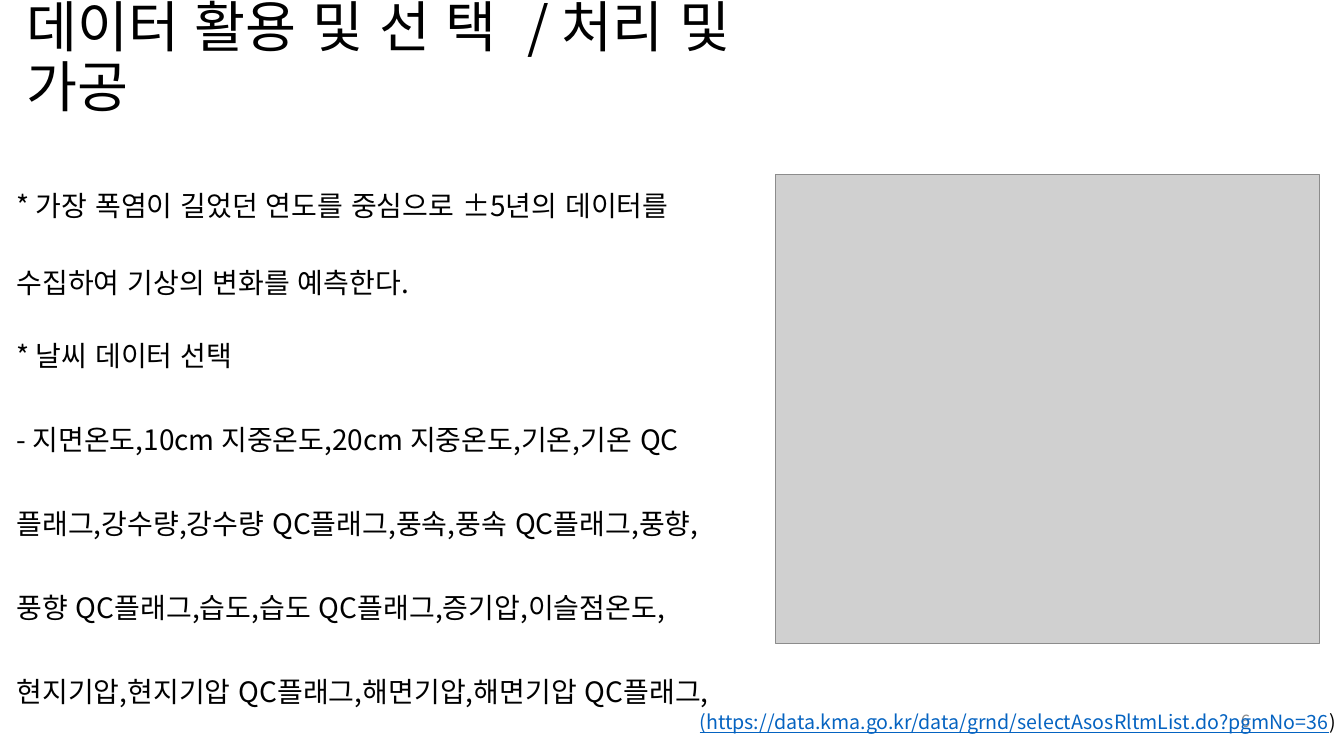
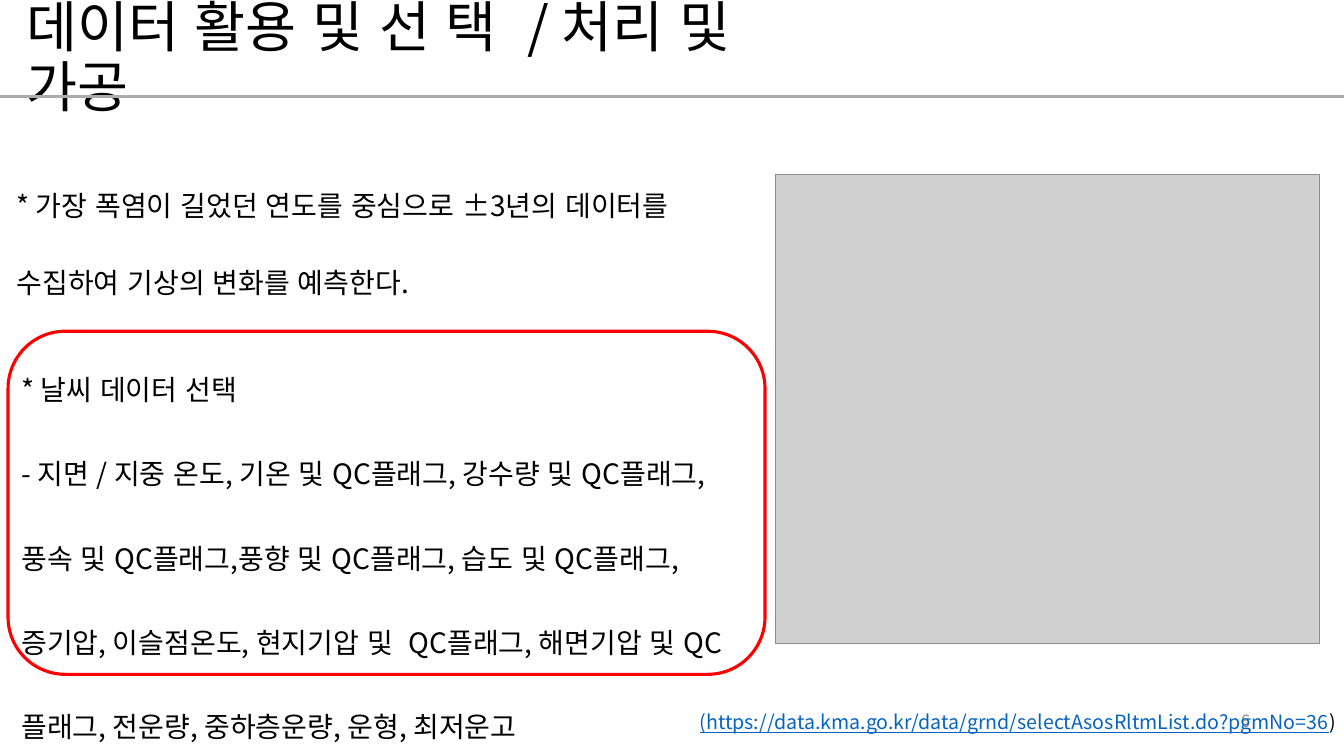
Before and after one commit to devsungmin/-Competition, a slide deck: slide 6 of 기상데이터분석 인공지능활용 창업경진대회 /결승전 준비/대전지역 폭염 예측 기술 _해와 달 사이 그대(선문대)_결승전.pptx. Drawn at 1344x756 pixels with LibreOffice and Linux fonts; fonts in the diff are those of the drawing; grey boxes stand for pictures. Boxes give left, top, right and bottom in pixels: in the first picture for what was removed or moved away, otherwise in the second. Text is boxed around its words. In the diff, an @@ line names an element or a change of style, - is before the commit and + after.

```diff
--- a/기상데이터분석 인공지능활용 창업경진대회 /결승전 준비/대전지역 폭염 예측 기술 _해와 달 사이 그대(선문대)_결승전.pptx
+++ b/기상데이터분석 인공지능활용 창업경진대회 /결승전 준비/대전지역 폭염 예측 기술 _해와 달 사이 그대(선문대)_결승전.pptx
@@ line added from (0, 96) to (1344, 96), #AFABAB 2.25 pt @@
@@ text at (x1=17, y1=192, x2=668, y2=296): text changed @@
-* 가장 폭염이 길었던 연도를 중심으로 ±5년의 데이터를 수집하여 기상의 변화를 예측한다.
+* 가장 폭염이 길었던 연도를 중심으로 ±3년의 데이터를 수집하여 기상의 변화를 예측한다.
@@ text "* 날씨 데이터 선택" moved from (x1=16, y1=342, x2=709, y2=707) to (x1=21, y1=376, x2=706, y2=742) @@
@@ rounded rectangle added at (x1=8, y1=332, x2=765, y2=675), fill #FFFFFF, outline #FF0000 2.25 pt @@
@@ text at (x1=21, y1=460, x2=706, y2=742): text changed @@
-- 지면온도,10cm 지중온도,20cm 지중온도,기온,기온 QC플래그,강수량,강수량 QC플래그,풍속,풍속 QC플래그,풍향,풍향 QC플래그,습도,습도 QC플래그,증기압,이슬점온도,현지기압,현지기압 QC플래그,해면기압,해면기압 QC플래그,전운량,중하층운량,운형,최저운고
+- 지면 / 지중 온도, 기온 및 QC플래그, 강수량 및 QC플래그, 풍속 및 QC플래그,풍향 및 QC플래그, 습도 및 QC플래그, 증기압, 이슬점온도, 현지기압 및 QC플래그, 해면기압 및 QC플래그, 전운량, 중하층운량, 운형, 최저운고
```
Also in this commit, not shown: 9 other slides changed, 1 other file.
